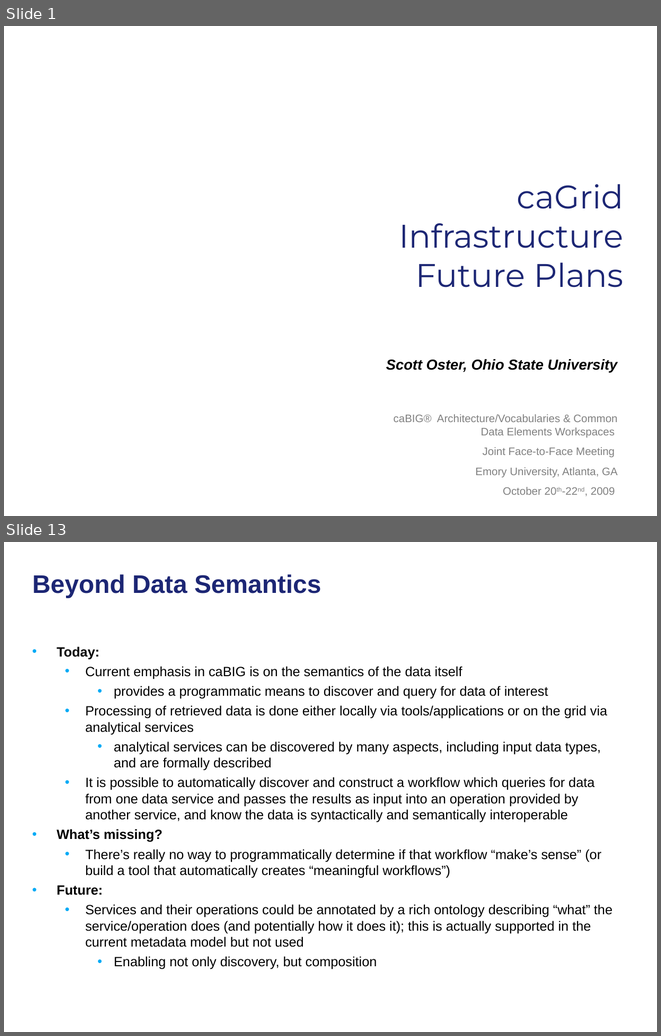
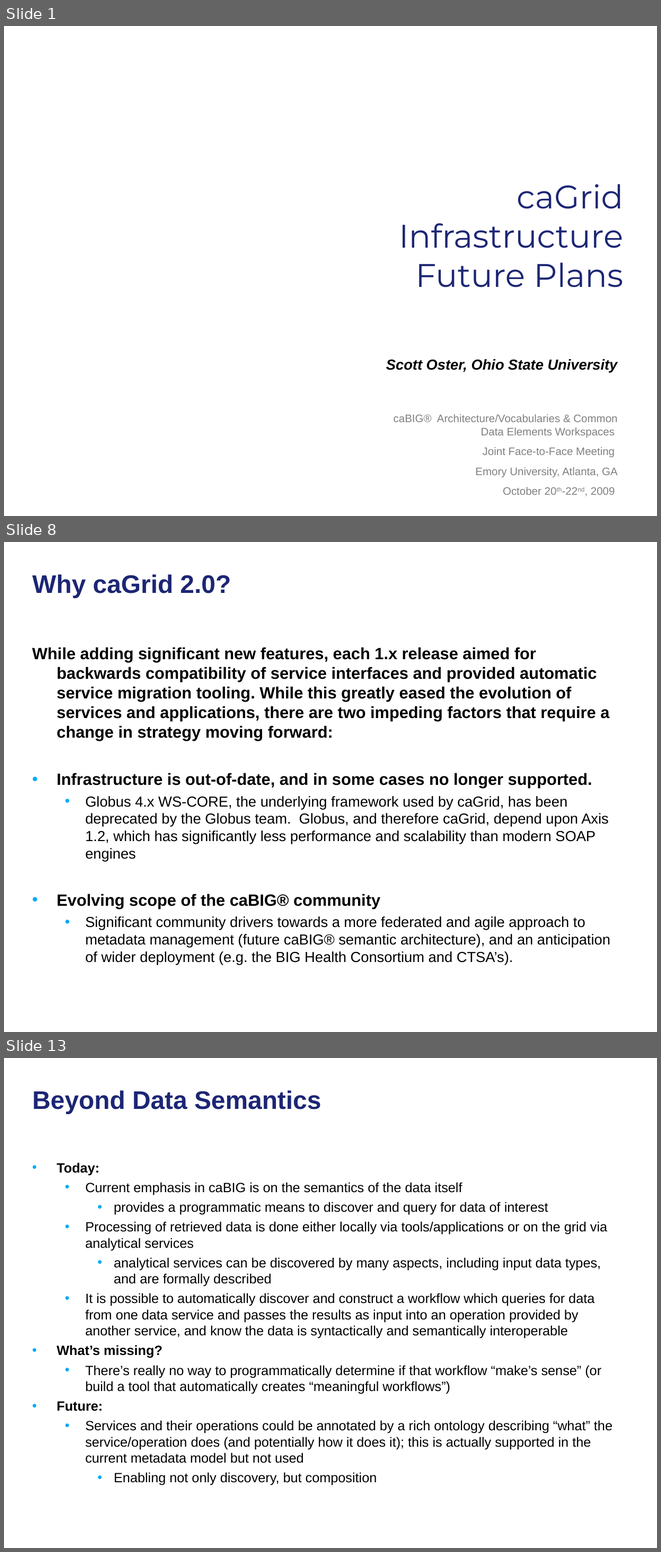
Before and after one commit to NCIP/cagrid-docs, a slide deck: general/presentations/200910_VCDE_ARCH/20091022_Arch_VCDE_caGrid_Future.ppt. Shown one above the other, each under a label of ours: slides 1 and 13 before the commit, slides 1, 8 and 13 after it; the slides between them are not shown. The pictures are 661x1036 and 661x1552 pixels, drawn with LibreOffice and Linux fonts; fonts in the diff are those of the drawing; background and template pictures are left out. Boxes give left, top, right and bottom in pixels: in the first picture for what was removed or moved away, otherwise in the second. Text is boxed around its words. In the diff, an @@ line names an element or a change of style, - is before the commit and + after.

```diff
--- a/general/presentations/200910_VCDE_ARCH/20091022_Arch_VCDE_caGrid_Future.ppt
+++ b/general/presentations/200910_VCDE_ARCH/20091022_Arch_VCDE_caGrid_Future.ppt
@@ slide 8 added at <box>4,542,657,1032</box>, background picture (left out) @@
@@ title added at <box>32,574,231,598</box>, 28 pt, text #1C2674, bold @@
+Why caGrid 2.0?
@@ text added at <box>32,647,610,965</box>, 16 pt, text #000000 @@
+While adding significant new features, each 1.x release aimed for backwards compatibility of service interfaces and provided automatic service migration tooling. While this greatly eased the evolution of services and applications, there are two impeding factors that require a change in strategy moving forward:
+• Infrastructure is out-of-date, and in some cases no longer supported.
+  • Globus 4.x WS-CORE, the underlying framework used by caGrid, has been deprecated by the Globus team. Globus, and therefore caGrid, depend upon Axis 1.2, which has significantly less performance and scalability than modern SOAP engines
+• Evolving scope of the caBIG® community
+  • Significant community drivers towards a more federated and agile approach to metadata management (future caBIG® semantic architecture), and an anticipation of wider deployment (e.g. the BIG Health Consortium and CTSA’s).
```
Also in this commit, not shown: 5 slides changed, 6 other slides added, 15 slides removed.
